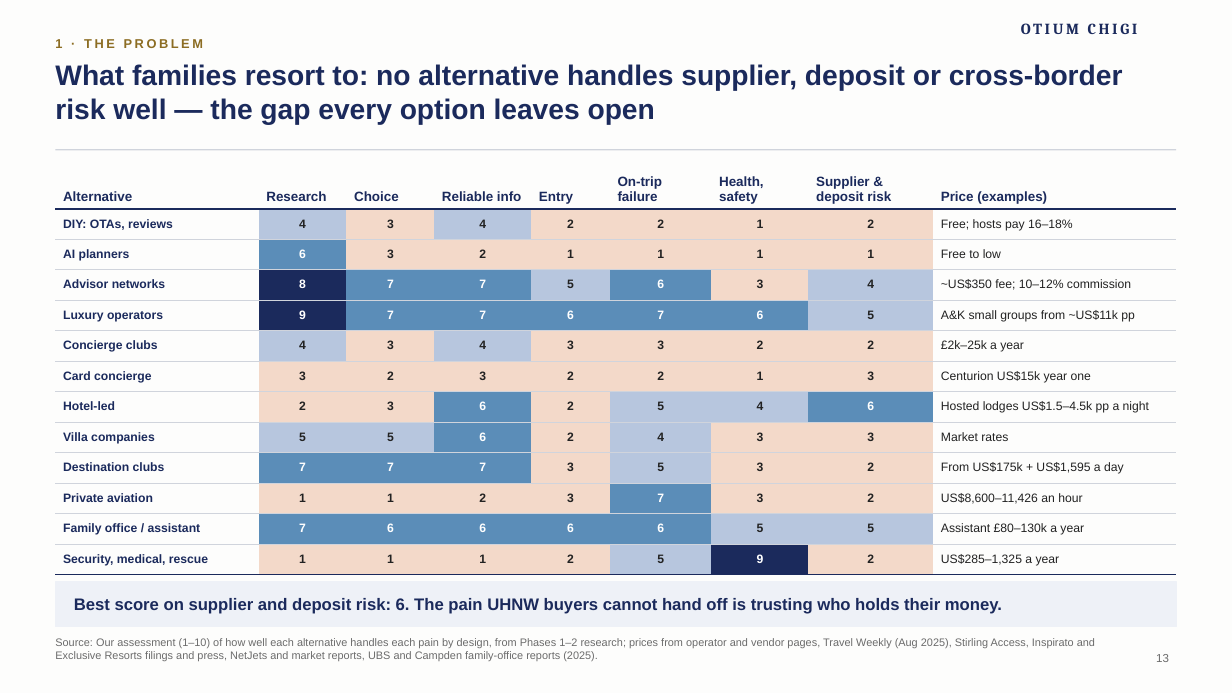
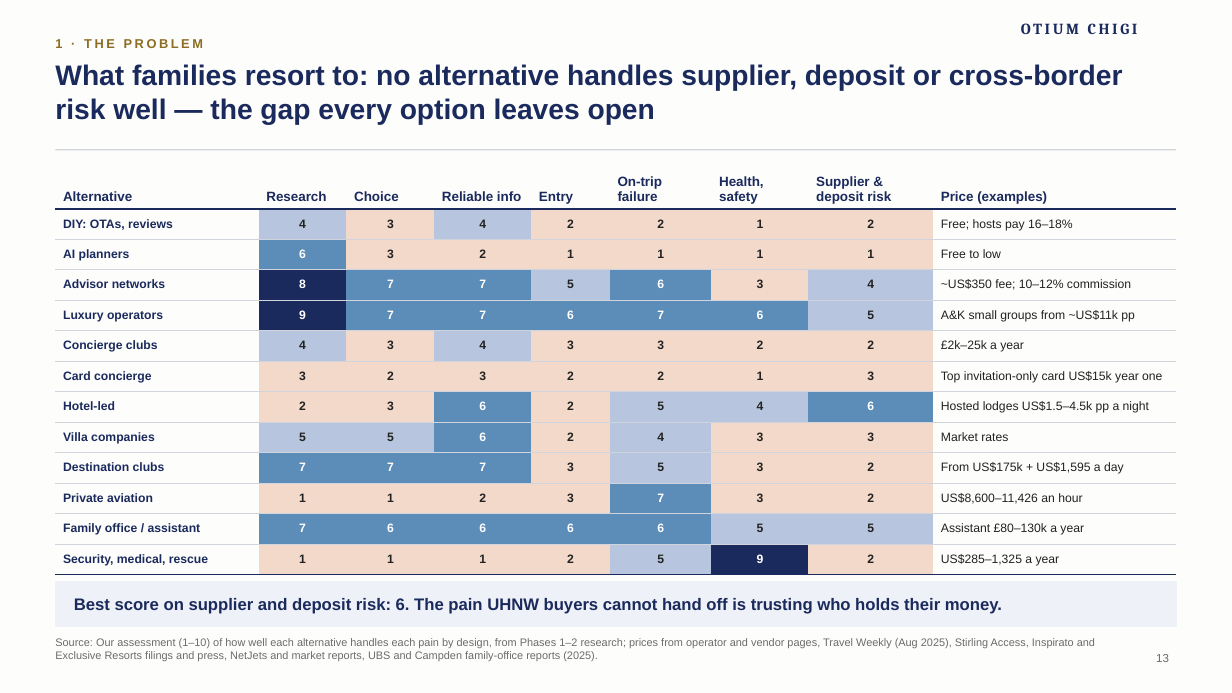
Before and after one commit to algarcalebe-web/legendary-bassoon, a slide deck: slide 13 of deck/Otium_Chigi_Journeys_Strategy_Deck.pptx. Drawn at 1232x693 pixels with LibreOffice and Linux fonts; fonts in the diff are those of the drawing; background and template pictures are left out. Boxes give left, top, right and bottom in pixels: in the first picture for what was removed or moved away, otherwise in the second. Text is boxed around its words. In the diff, an @@ line names an element or a change of style, - is before the commit and + after.

```diff
--- a/deck/Otium_Chigi_Journeys_Strategy_Deck.pptx
+++ b/deck/Otium_Chigi_Journeys_Strategy_Deck.pptx
@@ table at bbox=[55, 171, 1177, 570] @@
-row 7, column 9: Centurion US$15k year one
+row 7, column 9: Top invitation-only card US$15k year one
```
Also in this commit, not shown: 4 other slides changed, 1 slide added, 3 other files.
